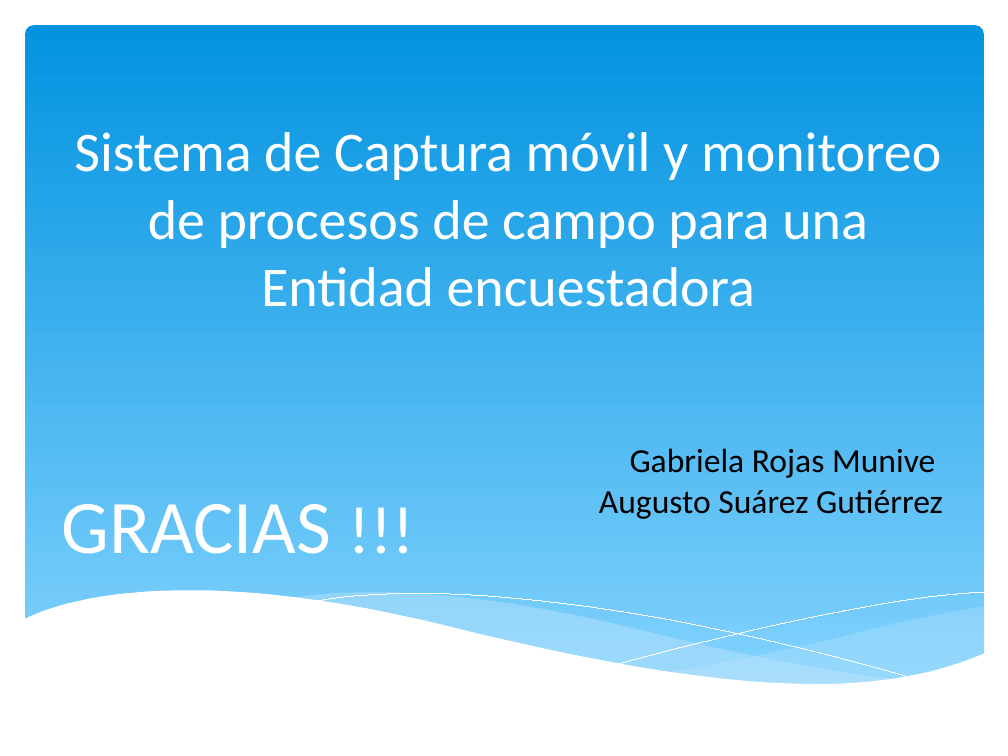
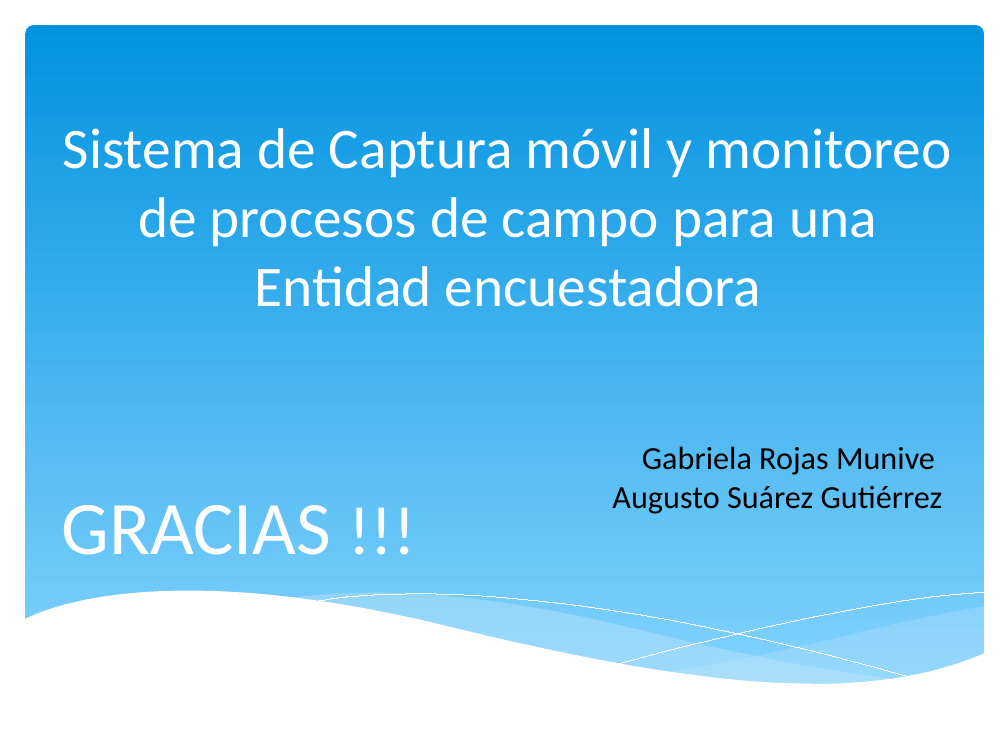
Before and after one commit to orlysemperfi/my-project-pi, a slide deck: slide 17 of PRESENTACION02/TRABAJO FINAL/PPT PI1 EFINAL.pptx (slide 18 before the commit). Drawn at 1008x756 pixels with LibreOffice and Linux fonts; fonts in the diff are those of the drawing. Boxes give left, top, right and bottom in pixels: in the first picture for what was removed or moved away, otherwise in the second. Text is boxed around its words. In the diff, an @@ line names an element or a change of style, - is before the commit and + after.

```diff
--- a/PRESENTACION02/TRABAJO FINAL/PPT PI1 EFINAL.pptx
+++ b/PRESENTACION02/TRABAJO FINAL/PPT PI1 EFINAL.pptx
@@ title "Sistema de Captura móvil y ..." at (x1=63, y1=128, x2=951, y2=307): size 40 to 41 pt @@
@@ text "Gabriela Rojas Munive" at (x1=612, y1=446, x2=943, y2=514): size 24 to 23 pt @@
@@ text "GRACIAS !!!" at (x1=62, y1=505, x2=331, y2=555): size 48 to 49 pt in "!!!" @@
```
Also in this commit, not shown: 16 other slides changed, 1 slide removed.
